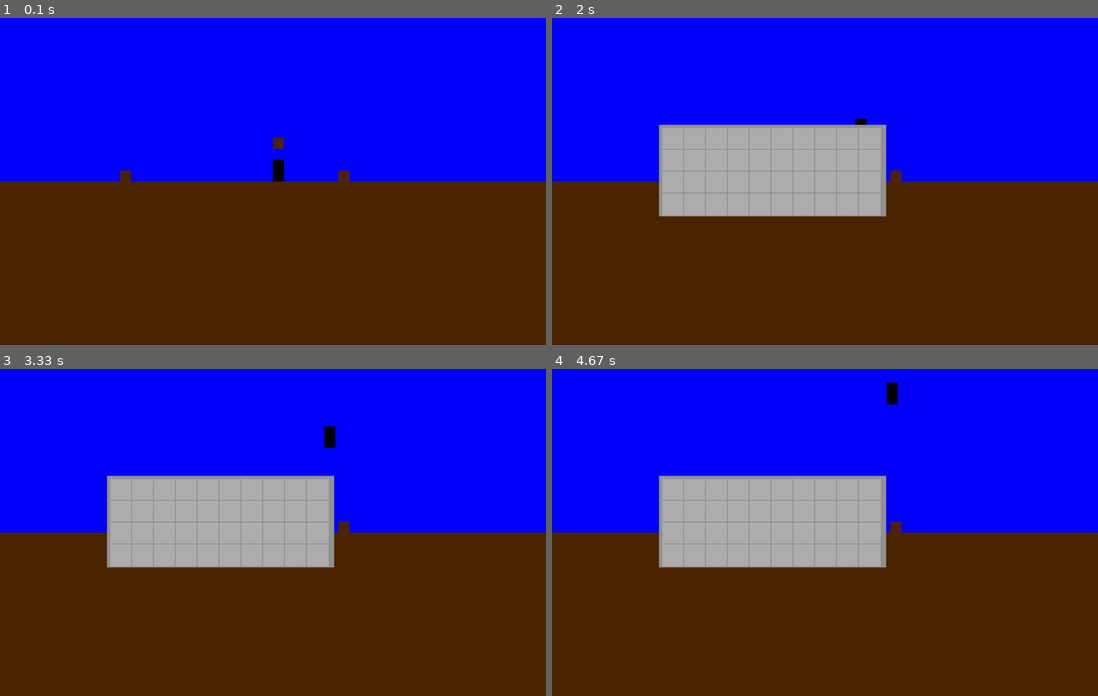
Above: before the commit, frames 1-4 (two rows, left to right).
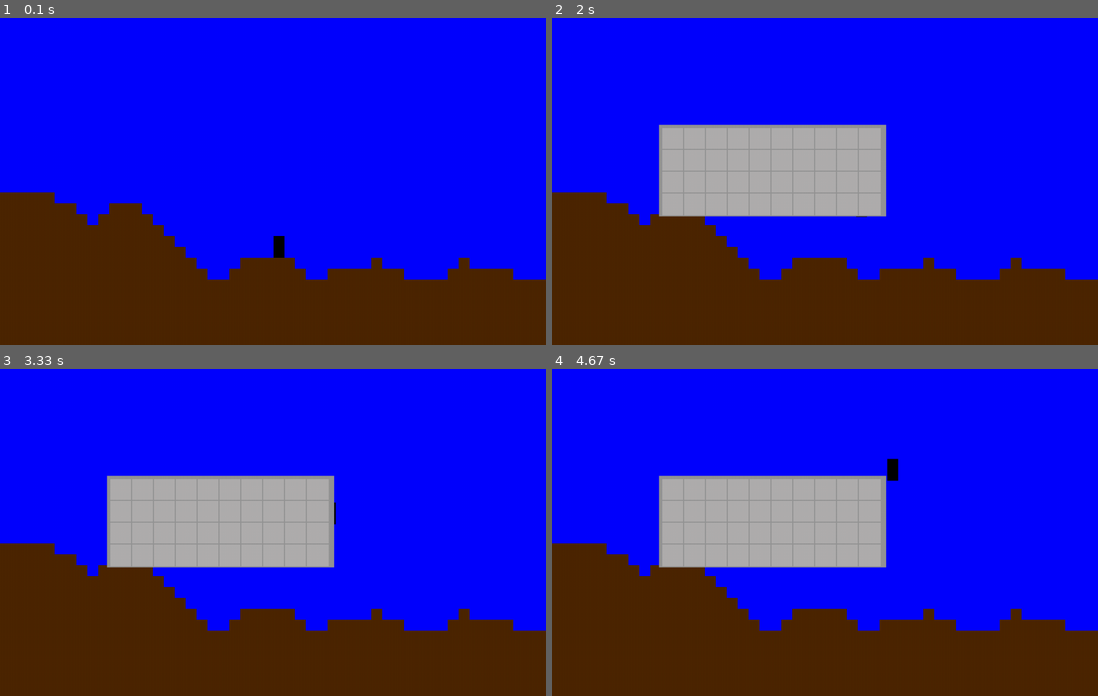
Above: after the commit, the same moments.

Repository: diduk001/terraria-clone-pygame
Game: pygame game, started from Main.py
Same seed, same stepped clock (60 frames per second), same inputs: the game is played once before the commit and once after it.
Inputs:
- Up to frame 1 (0.1 s): no input
- Up to frame 2 (2 s): tap Tab at 0.33 s; hold D 0.67-1.13 s; tap Space at 0.73, 1.03, 1.23, 1.53 s; hold D 1.17-1.63 s
- Up to frame 3 (3.33 s): hold D 2.67-3.3 s; tap Space at 2.73, 3.03 s
- Up to frame 4 (4.67 s): hold A 3.33-3.8 s; tap Space at 3.4, 3.7, 3.9, 4.2, 4.4 s; hold D 3.83-4.3 s; hold D from 4.33 s (still down)

The runs differ from the first frame. In frame 1, 21% of the frame differs, in the area x 0-100%, y 36-80%; in frame 2, 17%; in frame 3, 17%; in frame 4, 17%.

Commit message:
Blocks:  -Added __str__ and __repr__ methods  -Reformatted code
Added Generation.py

Inventory:
 -Reformatted code

Items:
 -Optimized imports
 -Changed comments

Main:
 -Changed Spawning
 -Fixed typo

Player:
 -Optimized imports

Sprites:
 -Reformatted code
 -Deleted Air condition

Diff:
--- a/Blocks.py
+++ b/Blocks.py
@@ -40,12 +40,19 @@
         if self.color == ():
             return
 
-        pygame.draw.rect(screen, self.color, Rect(self.x * self.size, self.y * self.size, self.size, self.size))
+        pygame.draw.rect(screen, self.color,
+                         Rect(self.x * self.size, self.y * self.size, self.size, self.size))
 
     # Функция разрушения;
 
     def destroy(self, screen):
         pass
+
+    def __str__(self):
+        return f"{self.name} Block on {self.x}, {self.y}"
+
+    def __repr__(self):
+        return self.__str__()
 
 
 # Блок Воздуха;
--- /dev/null
+++ b/Generation.py
@@ -0,0 +1,37 @@
+import random
+import Blocks
+
+
+def generate(width, height):
+    layers_dirt = [0 for _ in range(width)]
+    layers_dirt[0] = height // 2
+
+    for layer in range(2, width, 2):
+        try:
+            layers_dirt[layer] = layers_dirt[layer - 2] + random.choice([1, -1]) * random.choice(
+                [0, 0, 0,
+                 1, 1, 1, 1,
+                 2, 2, 3])
+        except IndexError:
+            continue
+
+        if layers_dirt[layer] < height // 4:
+            layers_dirt[layer] = layers_dirt[layer - 2] + 1
+
+        if layers_dirt[layer] > (height * 3) // 4:
+            layers_dirt[layer] = layers_dirt[layer - 2] - 1
+
+    for layer in range(1, width, 2):
+        try:
+            layers_dirt[layer] = (layers_dirt[layer - 1] + layers_dirt[layer + 1]) // 2
+        except IndexError:
+            continue
+
+    layers_dirt[-1] = layers_dirt[-2]
+    world = [[Blocks.Air(x, y) for y in range(height)] for x in range(width)]
+
+    for x in range(width):
+        for y in range(height - 1, height - layers_dirt[x], -1):
+            world[x][y] = Blocks.Dirt(x, y)
+
+    return world
--- a/Inventory.py
+++ b/Inventory.py
@@ -1,7 +1,7 @@
 import pygame
 
 
-class Window():
+class Window:
     def __init__(self):
         # размеры окна в ячейках и размеры ячейки
         self.height = 4
@@ -14,8 +14,11 @@
 
     def show(self, screen):
         pygame.draw.rect(screen, (149, 149, 149),
-                         (5 * self.size - 4, 5 * self.size - 4,self.weight * self.size + 16, self.height *  self.size + 8))
+                         (5 * self.size - 4, 5 * self.size - 4, self.weight * self.size + 16,
+                          self.height * self.size + 8))
         for x in range(5, self.weight + 5):
             for y in range(5, self.height + 5):
-                pygame.draw.rect(screen, (149, 149, 149), (x * self.size, y * self.size, self.size + 4, self.size + 4))
-                pygame.draw.rect(screen, (176, 174, 174), (x * self.size + 2, y * self.size + 2, self.size, self.size))
+                pygame.draw.rect(screen, (149, 149, 149),
+                                 (x * self.size, y * self.size, self.size + 4, self.size + 4))
+                pygame.draw.rect(screen, (176, 174, 174),
+                                 (x * self.size + 2, y * self.size + 2, self.size, self.size))
--- a/Items.py
+++ b/Items.py
@@ -1,5 +1,3 @@
-import pygame
-
 class Item:
     def __init__(self, id):
         # id итема;
@@ -59,7 +57,9 @@
 
         self.max_stack = 1
 
-        # Тип инструмента (меч, кирка, топор); Наносимый урон (есть у всех инструментов); Эффективность инструмента;
+        # Тип инструмента (меч, кирка, топор);
+        # Наносимый урон (есть у всех инструментов);
+        # Эффективность инструмента;
 
         self.type = int()
         self.damage = int()
--- a/Main.py
+++ b/Main.py
@@ -12,11 +12,24 @@
     height, width = 1000, 600
     screen = pygame.display.set_mode((height, width))
 
-    # Создание мира и игрока в ценре мира
+    # Создание мира и игрока в центре мира, на блоке
 
     world = World.World(screen)
-    player = Player.Player(world.width // 2 * Blocks.Block.size, (world.height // 2 - 2) * Blocks.Block.size)
+
+    # Выбор места для спавна игрока
+
+    spawn_x_coord = world.width // 2 * Blocks.Block.size + 1
+    spawn_y_coord = int()
+    for spawn_y in range(1, world.height * Blocks.Block.size, Blocks.Block.size):
+        if isinstance(world.get_block(spawn_x_coord, spawn_y + 2 * Blocks.Block.size), Blocks.Dirt):
+            spawn_y_coord = spawn_y
+            break
+
+    # Создание игрока, инвентаря
+
+    player = Player.Player(spawn_x_coord, spawn_y_coord - 1)
     inventory = Inventory.Window()
+
     # Настройка fps, цикла игры
 
     fps = 60
@@ -55,9 +68,9 @@
         # Обновление персонажа
         player.move()
 
-
         clock.tick(fps)
 
+
 if __name__ == '__main__':
-    world = list()
+    world = World.World
     main()
--- a/Player.py
+++ b/Player.py
@@ -1,9 +1,6 @@
 import pygame
 from Blocks import Block
 import Sprites
-import Mobs
-import Main
-from pygame.rect import Rect
 
 
 class Player:
--- a/Sprites.py
+++ b/Sprites.py
@@ -58,13 +58,12 @@
         for block_sprite in pygame.sprite.spritecollide(self, blocks_sprites, False):
             # врезался в блок слева
             block = block_sprite.block
-            if (block.name == 'Air'):
-                print(block.y * block.size + 1 - (self.player.y + 2 * block.size))
             if (block.x + 1) * block.size == self.player.x + 1 and block.solidity_pickaxe != -1:
                 self.player.vx = 0
                 self.player.left = False
             # врезался в блок справа
-            elif block.x * block.size + 1 == self.player.x + block.size and block.solidity_pickaxe != -1:
+            elif block.x * block.size + 1 == self.player.x + block.size and (
+                    block.solidity_pickaxe != -1):
                 self.player.vx = 0
                 self.player.right = False
             # врезался в блок сверху
@@ -72,13 +71,13 @@
                 self.player.vy = max(0, self.player.vy)
                 self.player.up = False
             # врезался в блок снизу
-            elif block.y * block.size + 1 == self.player.y + 2 * block.size and block.solidity_pickaxe != -1:
+            elif block.y * block.size + 1 == self.player.y + 2 * block.size and (
+                    block.solidity_pickaxe != -1):
                 self.player.vy = min(0, self.player.vy)
-                print('hah')
                 self.player.down = False
-            elif block.y * block.size + 1 == self.player.y + 2 * block.size and block.solidity_pickaxe == 1:
+            elif block.y * block.size + 1 == self.player.y + 2 * block.size and (
+                    block.solidity_pickaxe == 1):
                 self.player.vy = 1
-                print("YES")
 
 
 class MobSprite(MySprite):
--- a/World.py
+++ b/World.py
@@ -1,10 +1,8 @@
-import pygame
 import Sprites
 import Blocks
-
+import Generation
 
 class World:
-
     # Высота и Ширина мира (в блоках)
     size = Blocks.Block.size
     width = 50
@@ -20,18 +18,28 @@
     def gen(self):
         # Мир заполняется блоками воздуха
 
-        self.world = [[Blocks.Air(x, y) for y in range(self.height)] for x in range(self.width)]
-
+        # self.world = [[Blocks.Air(x, y) for y in range(self.height)] for x in range(self.width)]
         # Часть мира заполняется землёй
-        for y in range(self.height // 2, self.height):
-            for x in range(self.width):
-                self.world[x][y] = Blocks.Dirt(x, y)
-
-        self.world[31][14] = Blocks.Dirt(31, 14)
-        self.world[11][14] = Blocks.Dirt(11, 14)
-        self.world[25][11] = Blocks.Dirt(25, 11)
+        # for y in range(self.height // 2, self.height):
+        #     for x in range(self.width):
+        #         self.world[x][y] = Blocks.Dirt(x, y)
+        self.world = Generation.generate(self.width, self.height)
+        # self.world[31][14] = Blocks.Dirt(31, 14)
+        # self.world[11][14] = Blocks.Dirt(11, 14)
+        # self.world[25][11] = Blocks.Dirt(25, 11)
 
     # Функция отрисовки
 
     def show(self):
         Sprites.blocks_sprites.draw(self.screen)
+
+    def get_block_coords(self, x, y):
+        return x // Blocks.Block.size, y // Blocks.Block.size
+
+    def get_block(self, x, y):
+        x_block, y_block = self.get_block_coords(x, y)
+        return self.world[x_block][y_block]
+
+    def is_block(self, x, y, block):
+        x_block, y_block = self.get_block_coords(x, y)
+        return self.world[x_block][y_block] == block(x, y)
